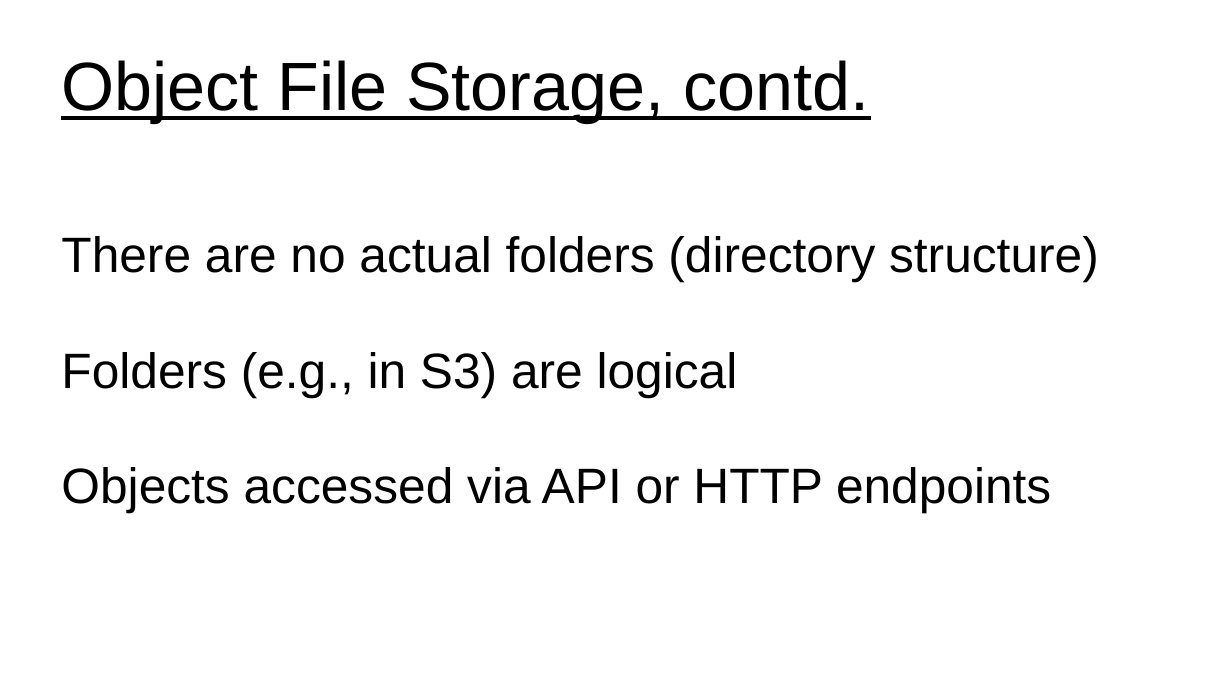
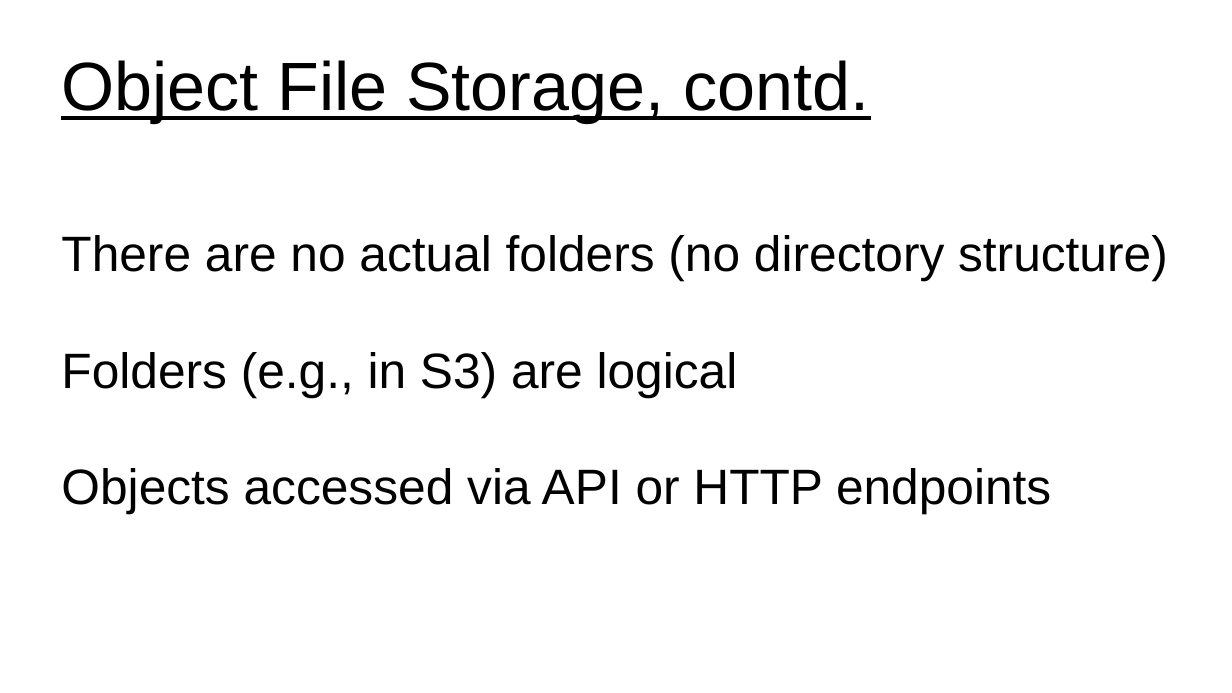
Before and after one commit to UVADS/ds5110, a slide deck: slide 5 of 04_data_storage_and_scaling/content/distributed_storage/data_lake_vs_data_warehouse.ppt. Drawn at 1232x693 pixels with LibreOffice and Linux fonts; fonts in the diff are those of the drawing. Boxes give left, top, right and bottom in pixels: in the first picture for what was removed or moved away, otherwise in the second. Text is boxed around its words. In the diff, an @@ line names an element or a change of style, - is before the commit and + after.

```diff
--- a/04_data_storage_and_scaling/content/distributed_storage/data_lake_vs_data_warehouse.ppt
+++ b/04_data_storage_and_scaling/content/distributed_storage/data_lake_vs_data_warehouse.ppt
@@ subtitle at (61,235,1168,281): text changed @@
-There are no actual folders (directory structure)
+There are no actual folders (no directory structure)
```
Also in this commit, not shown: 2 other slides changed, 1 other file.
